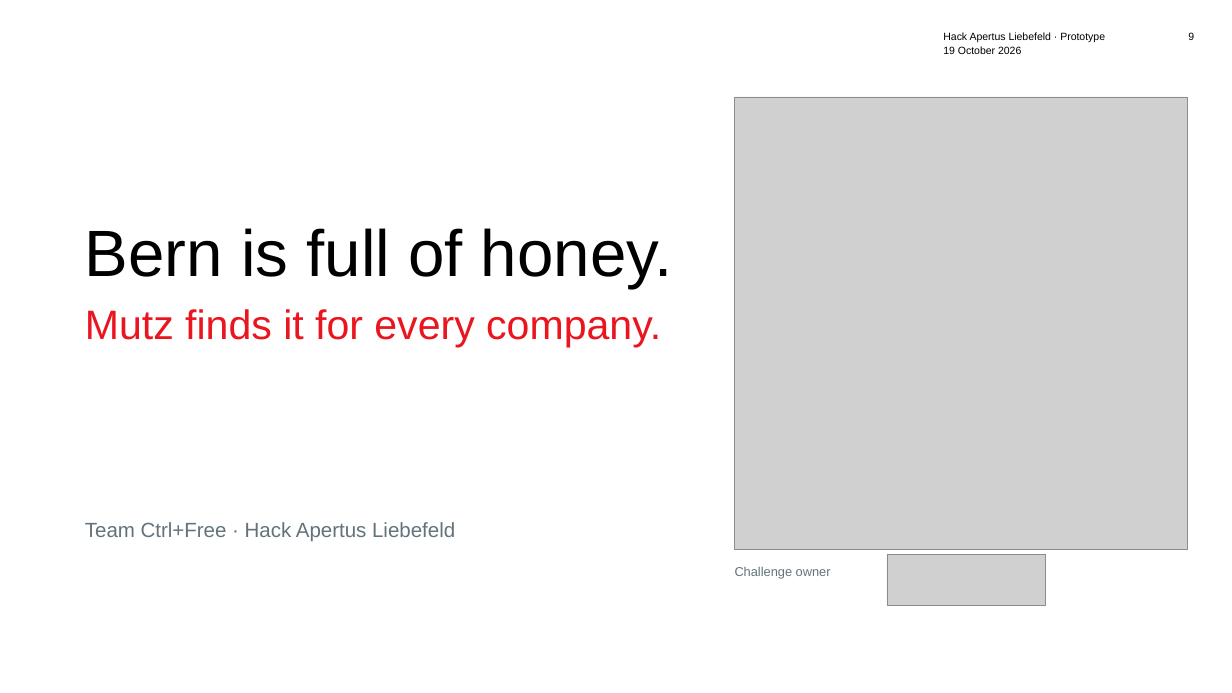
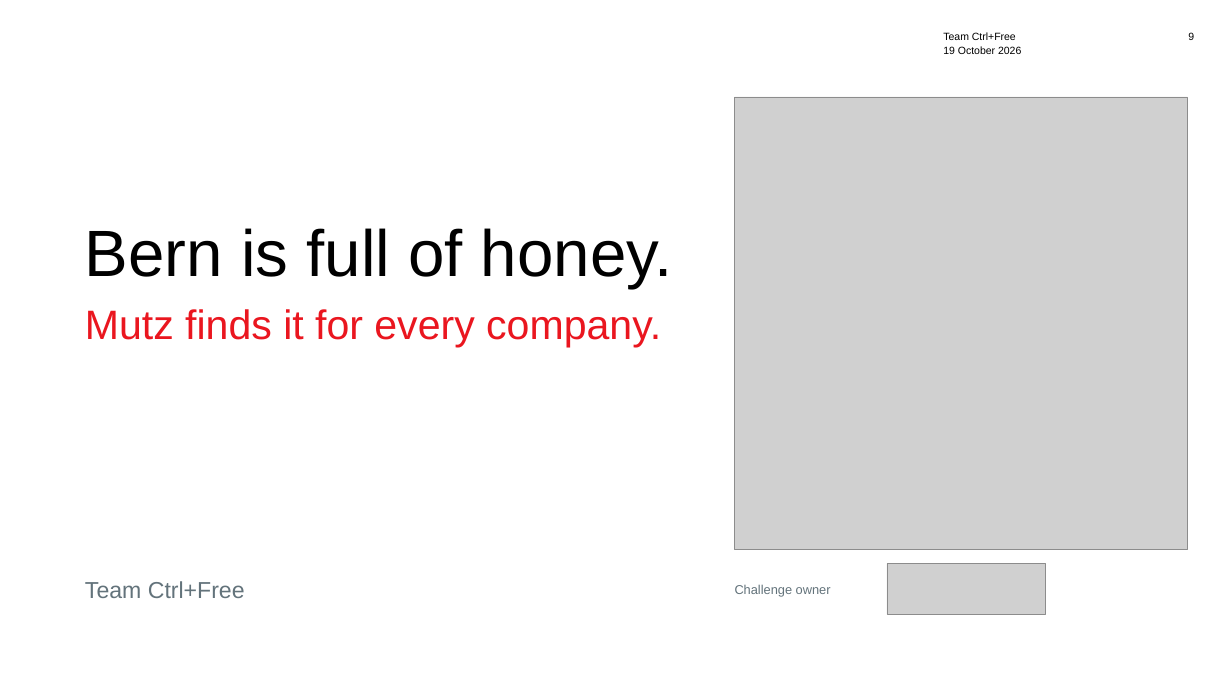
Before and after one commit to beSaif/mutz, a slide deck: slide 9 of research/Mutz_Pitch_lean_animated.pptx. Drawn at 1232x693 pixels with LibreOffice and Linux fonts; fonts in the diff are those of the drawing; grey boxes stand for pictures; background and template pictures are left out. Boxes give left, top, right and bottom in pixels: in the first picture for what was removed or moved away, otherwise in the second. Text is boxed around its words. In the diff, an @@ line names an element or a change of style, - is before the commit and + after.

```diff
--- a/research/Mutz_Pitch_lean_animated.pptx
+++ b/research/Mutz_Pitch_lean_animated.pptx
@@ text at (943, 32, 1016, 40): text changed @@
-Hack Apertus Liebefeld · Prototype
+Team Ctrl+Free
@@ picture: place and size @@
-picture at (887, 555, 1045, 605)
+picture at (887, 564, 1045, 615)
@@ text at (85, 581, 245, 598): text changed; size 16 to 18 pt @@
-Team Ctrl+Free · Hack Apertus Liebefeld
+Team Ctrl+Free
@@ text "Challenge owner": place and size @@
-text "Challenge owner" at (735, 567, 831, 579)
+text "Challenge owner" at (735, 585, 831, 597)
@@ text "Challenge owner" at (735, 585, 831, 597): less space between paragraphs @@
```
Also in this commit, not shown: 19 other slides changed, 1 other file.
